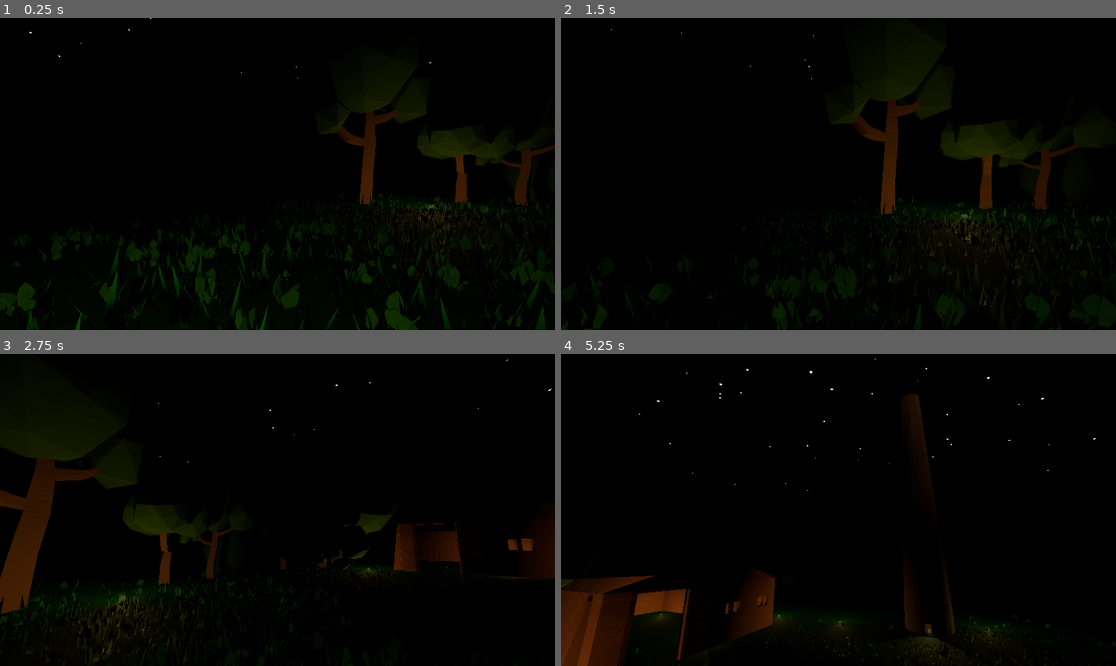
Above: before the commit, frames 1-4 (two rows, left to right).
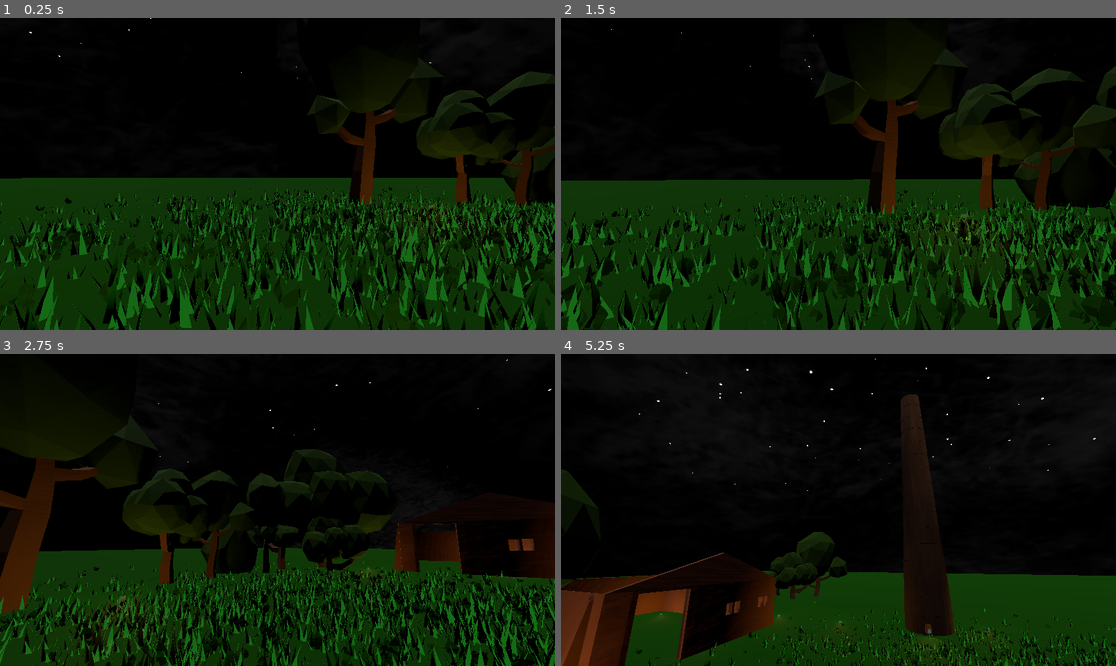
Above: after the commit, the same moments.

Repository: Maxic/anneisjarig
Game: Godot game, scene res://main.tscn
Two runs of this game, one before a commit and one after it. Both use one fixed random seed, a clock stepped at 60 frames per second and the inputs below.
Inputs (mouse positions are in pixels of both pictures, inside the frame that each line leads up to):
- Up to frame 1 (0.25 s): no input
- Up to frame 2 (1.5 s): tap Enter at 0.5 s; move the mouse to (866, 174) at 0.52 s; hold W (move_forward) 0.53-1.28 s; tap Z (toggle_cursor) at 0.6, 1.35 s; move the mouse to (727, 189) at 1.27 s; hold S (move_backward) from 1.28 s (still down)
- Up to frame 3 (2.75 s): move the mouse to (288, 503) at 2.02 s; release S (move_backward) at 2.03 s; hold W (move_forward) from 2.03 s (still down); tap Z (toggle_cursor) at 2.1 s
- Up to frame 4 (5.25 s): move the mouse to (810, 572) at 2.77 s; tap Z (toggle_cursor) every 0.75 s from 2.85 to 5.1 s; move the mouse to (877, 513) at 3.52 s; move the mouse to (672, 463) at 4.27 s; release W (move_forward) at 4.28 s; hold A (move_left) 4.28-5.03 s; move the mouse to (844, 510) at 5.02 s; hold W (move_forward) from 5.03 s (still down)

The runs differ from the first frame. In frame 1, 35% of the frame differs, in the area x 0-100%, y 4-100%; in frame 2, 36%, in the area x 0-100%, y 9-100%; in frame 3, 25%; in frame 4, 19%.

Commit message:
added skybox

Diff:
--- a/annebirthday_godot/assets/enviroment_night.tres
+++ b/annebirthday_godot/assets/enviroment_night.tres
@@ -1,9 +1,12 @@
-[gd_resource type="Environment" load_steps=2 format=2]
+[gd_resource type="Environment" load_steps=3 format=2]
+
+[ext_resource path="res://assets/skybox.png" type="Texture" id=1]
 
 [sub_resource type="PanoramaSky" id=1]
+panorama = ExtResource( 1 )
 
 [resource]
-background_mode = 3
+background_mode = 2
 background_sky = SubResource( 1 )
 background_sky_custom_fov = 60.0
 ambient_light_color = Color( 0.882353, 0.733333, 0.278431, 1 )
--- a/annebirthday_godot/main.tscn
+++ b/annebirthday_godot/main.tscn
@@ -25,7 +25,6 @@
 
 [node name="see_shit_sun" type="DirectionalLight" parent="."]
 transform = Transform( 1, 0, 0, 0, -0.302819, 0.953048, 0, -0.953048, -0.302819, 1.46211, 17.689, 33.0521 )
-visible = false
 layers = 3
 light_energy = 0.65
 light_indirect_energy = 8.4
@@ -119,4 +118,4 @@
 [node name="pijp_kapot" parent="pijpen_ruine" instance=ExtResource( 2 )]
 
 [node name="ruine" parent="pijpen_ruine" instance=ExtResource( 7 )]
-transform = Transform( 1, 0, 0, 0, 1, 0, 0, 0, 1, 11.3572, 2.24575, -7.71333 )
+transform = Transform( 1, 0, 0, 0, 1, 0, 0, 0, 1, 11.3256, 2.24575, -7.7029 )
Binary file added: annebirthday_godot/assets/skybox.png
Not shown, added: annebirthday_godot/assets/skybox.png.import
